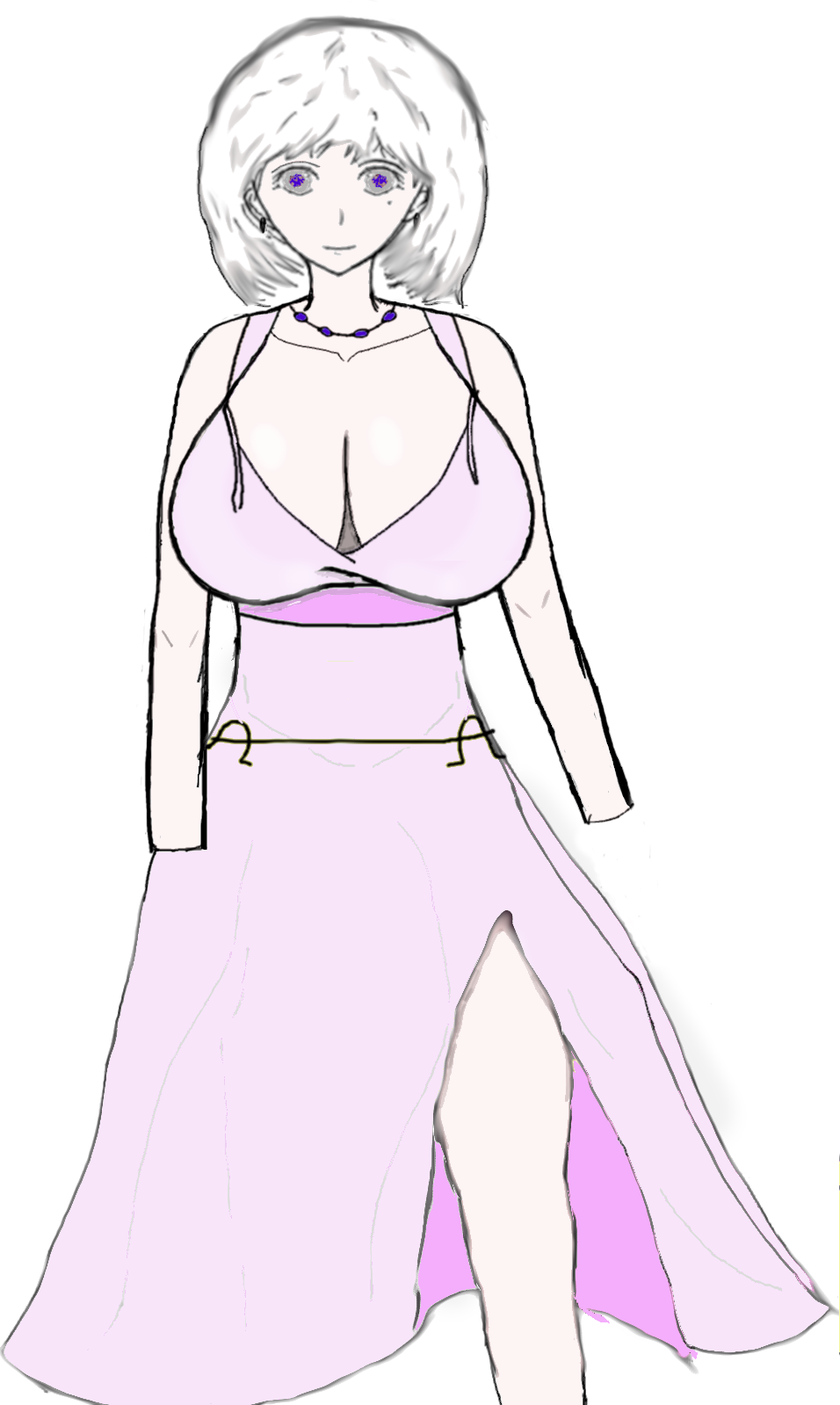
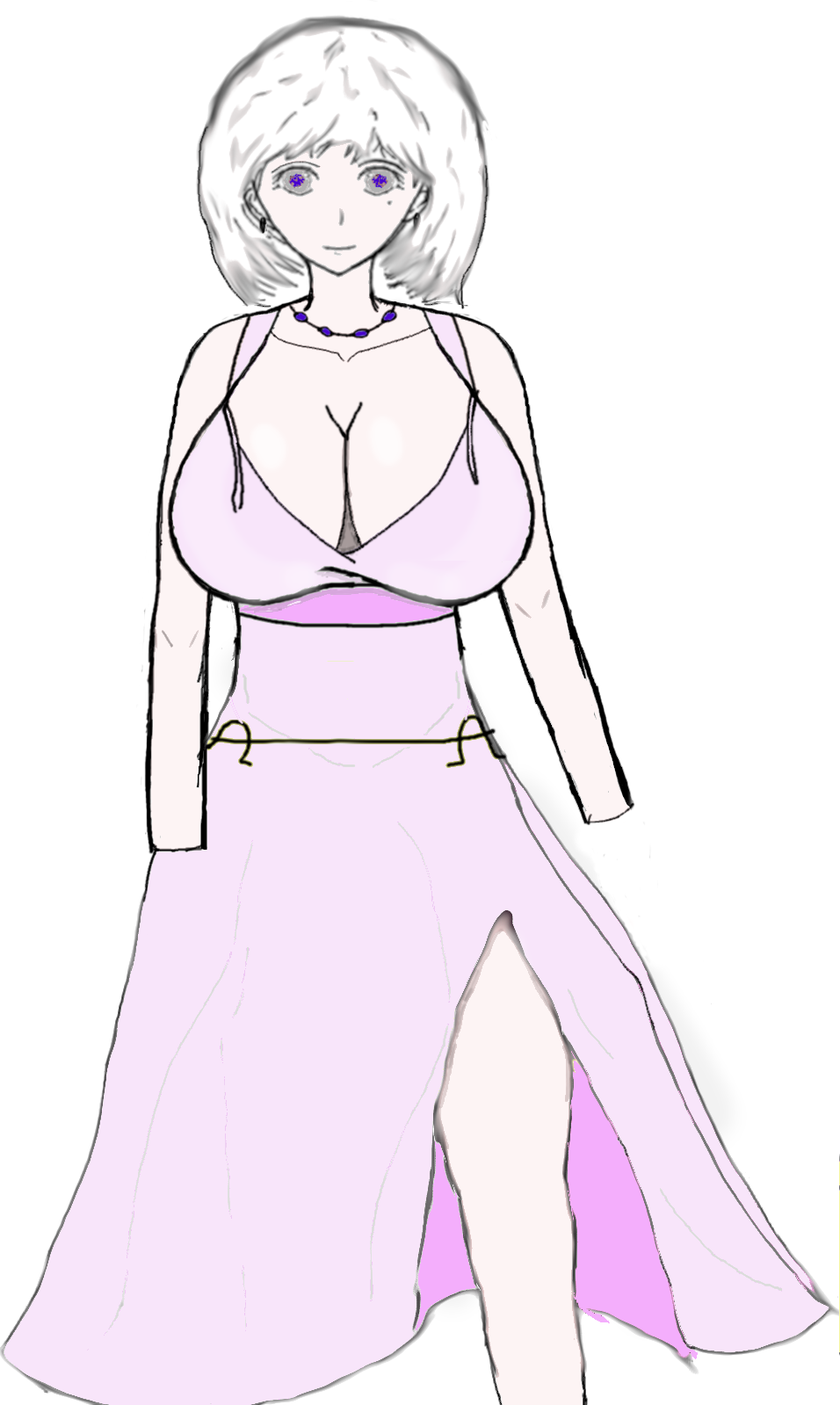
The second (840, 1405) image is a revision of the first. Changes to its layers:
painted on "Background" over [323, 400, 364, 442]
